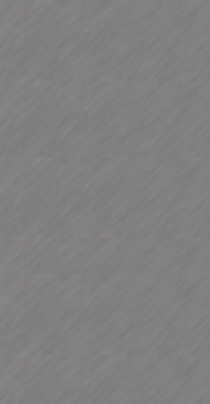
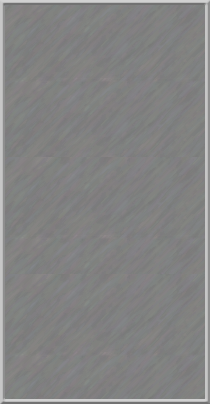
Layers edited between the first and the second (210, 404) image:
added layer "Layer 2" above "Layer 1" over [0, 0, 210, 404]
